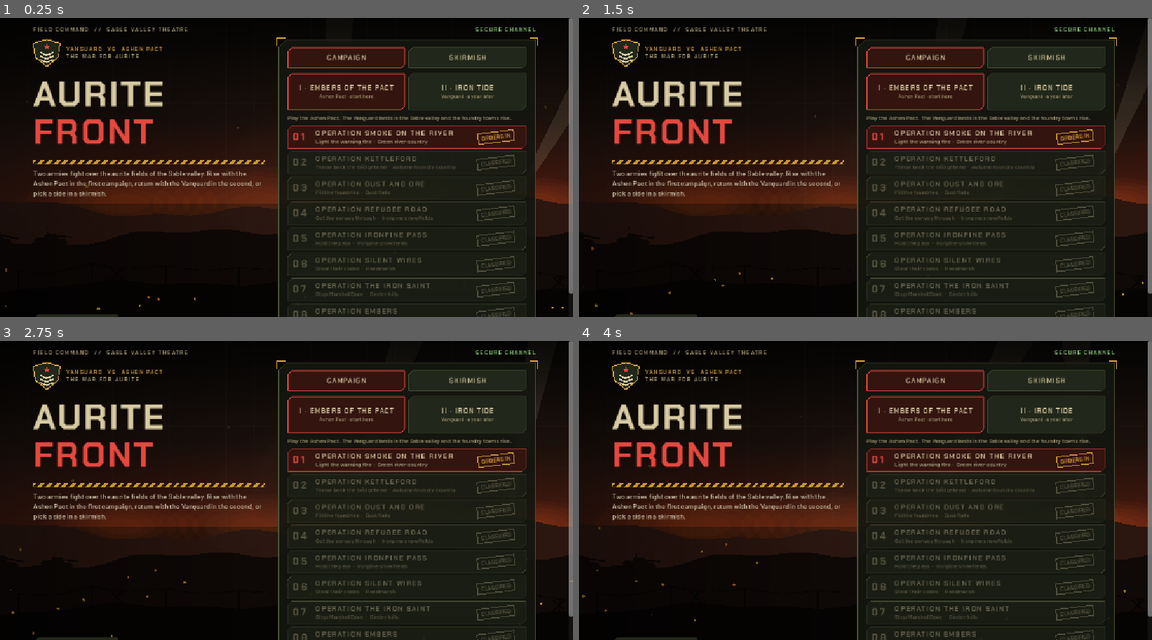
Above: before the commit, frames 1-4 (two rows, left to right).
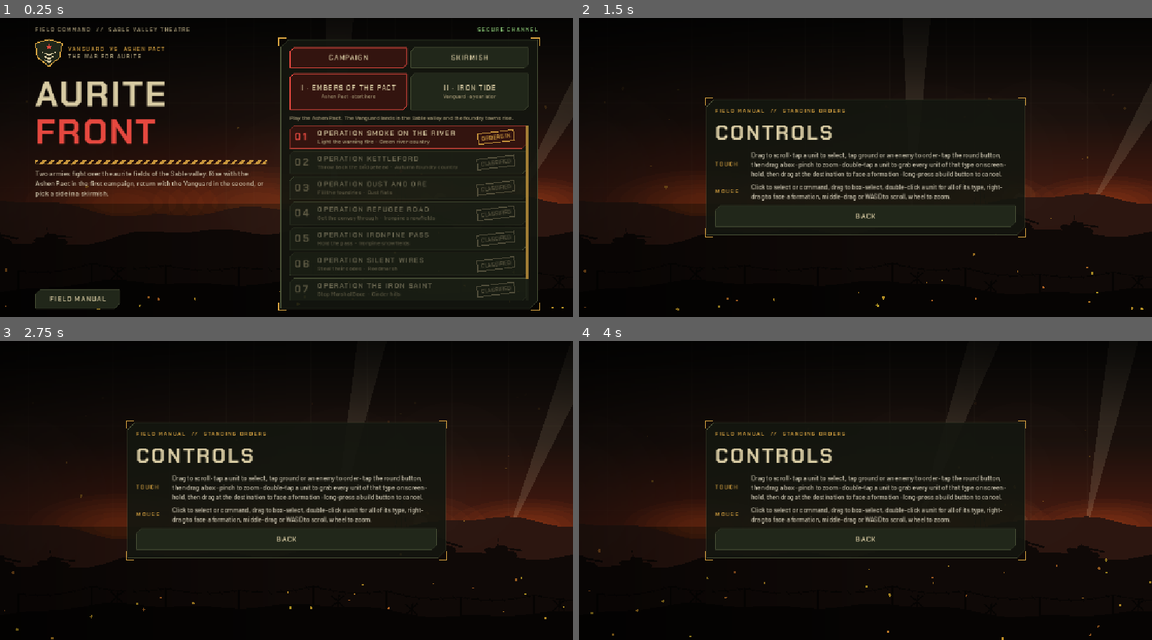
Above: after the commit, the same moments.

Repository: guillaumefont/aurite-front
Game: Godot game, scene res://main.tscn
Two runs of this game, one before a commit and one after it. Both use one fixed random seed, a clock stepped at 60 frames per second and the inputs below. Sound files missing from this copy of the repository are replaced by a short silence.
Inputs:
- Up to frame 1 (0.25 s): no input
- Up to frame 2 (1.5 s): click "II" at 0.5 s; click "FORMATION" at 1.25 s
- Up to frame 3 (2.75 s): click "ALL" at 2 s
- Up to frame 4 (4 s): click "INF" at 2.75 s; click "VEH" at 3.5 s

The runs differ from the first frame. In frame 1, 10% of the frame differs, in the area x 5-100%, y 0-100%; in frame 2, 26%; in frame 3, 26%; in frame 4, 26%, in the area x 0-100%, y 0-100%.

Commit message:
Tapered insignia chevrons, scrolling mission list, safe-area insets
- Insignia chevrons taper to points and narrow toward the shield tip so they stay
  clear of the border (menu, splash and app icon regenerated).
- The start screen fits the screen; only the mission list scrolls (drag on phones,
  a drag that scrolled does not open a briefing) and it shows the next mission.
- Menus and the HUD keep clear of rounded corners and camera holes: insets from the
  display safe area, rechecked when the phone turns, with a corner margin on phones.
  Backgrounds still reach the edges. AF_SAFE simulates a cutout.

Co-Authored-By: Claude Opus 5.5 <noreply@anthropic.com>
Claude-Session: https://claude.ai/code/session_01VxP4foLCrti1jHnjK6Q8Lo

Diff:
--- a/godot/scripts/main.gd
+++ b/godot/scripts/main.gd
@@ -63,6 +63,34 @@
 		f = clampf(600.0 / (h_in * 180.0), 1.0, 1.5)
 	if abs(win.content_scale_factor - f) > 0.01:
 		win.content_scale_factor = f
+	_apply_safe()
+
+## Keep buttons and text clear of rounded screen corners and of a camera hole or notch.
+## Uses the display's safe area (it flips sides when the phone turns round), never less than a
+## corner margin on phones. AF_SAFE="left,top,right,bottom" (window pixels) simulates a cutout.
+var safe_last := Rect2()
+var safe_t := 0.0
+func _apply_safe() -> void:
+	var win := get_window()
+	var k := V.ui_scale()
+	if k <= 0: return
+	var l := 0.0; var t := 0.0; var r := 0.0; var b := 0.0
+	var phone := OS.has_feature("mobile") or OS.get_environment("AF_DPI") != ""
+	if OS.get_environment("AF_SAFE") != "":
+		var a := OS.get_environment("AF_SAFE").split(",")
+		l = float(a[0]); t = float(a[1]); r = float(a[2]); b = float(a[3])
+	elif OS.has_feature("mobile"):
+		var sa := DisplayServer.get_display_safe_area()
+		var wr := Rect2i(win.position, win.size)
+		l = sa.position.x - wr.position.x; t = sa.position.y - wr.position.y
+		r = wr.end.x - sa.end.x; b = wr.end.y - sa.end.y
+	var ins := Rect2(maxf(l, 0) / k, maxf(t, 0) / k, maxf(r, 0) / k, maxf(b, 0) / k)
+	if phone:  # rounded corners: a little room on every side, more on the short sides
+		ins = Rect2(maxf(ins.position.x, 24), maxf(ins.position.y, 8), maxf(ins.size.x, 24), maxf(ins.size.y, 8))
+	if ins == safe_last: return
+	safe_last = ins
+	U.set_insets(ins.position.x, ins.position.y, ins.size.x, ins.size.y)
+	V.panel_px = UI.PANEL_W + ins.size.x
 
 # ---------------- host interface for the simulation ----------------
 func toast(msg: String, kind := "") -> void:
@@ -871,6 +899,9 @@
 	else:
 		V.update_cam()
 	U.tick(dt)
+	safe_t += dt
+	if safe_t > 0.5:
+		safe_t = 0.0; _apply_safe()
 
 # ---------------- automated screenshot test (AF_SHOT=dir) ----------------
 func _autotest(dir: String) -> void:
@@ -941,6 +972,19 @@
 	await get_tree().create_timer(0.3).timeout
 	await _shot(dir + "/01_skirmish.png")
 	U.seg_btns.mode.campaign.pressed.emit()
+	await get_tree().create_timer(0.2).timeout
+	# drag the mission list: only the list moves, a drag that scrolled does not open a briefing
+	var lr := U.camp_scroll.get_global_rect(); var p0 := lr.get_center() + Vector2(0, lr.size.y * 0.3)
+	var sv0 := U.camp_scroll.scroll_vertical
+	Input.set_emulate_touch_from_mouse(true)  # ScrollContainer only drag-scrolls on touch screens
+	_mouse(p0, true); await get_tree().process_frame
+	for k in 8:
+		_mouse(p0 - Vector2(0, 25 * (k + 1)), true, true); await get_tree().process_frame
+	_mouse(p0 - Vector2(0, 200), false); await get_tree().create_timer(0.4).timeout
+	Input.set_emulate_touch_from_mouse(false)
+	print("MENU list drag scroll ", sv0, " -> ", U.camp_scroll.scroll_vertical, " brief=", U.overlays.brief.visible)
+	await get_tree().create_timer(0.2).timeout
+	await _shot(dir + "/01b_scrolled.png")
 	U.show_overlay("manual")
 	await get_tree().create_timer(0.3).timeout
 	await _shot(dir + "/02_manual.png")
@@ -1046,6 +1090,17 @@
 	get_viewport().get_texture().get_image().save_png(path)
 	print("shot ", path)
 
+var mouse_last := Vector2()
+func _mouse(p: Vector2, down: bool, motion := false) -> void:
+	var e: InputEventMouse
+	if motion:
+		e = InputEventMouseMotion.new(); e.button_mask = MOUSE_BUTTON_MASK_LEFT
+		e.relative = (p - mouse_last) * V.ui_scale()
+	else:
+		e = InputEventMouseButton.new(); e.button_index = MOUSE_BUTTON_LEFT; e.pressed = down
+	e.position = p * V.ui_scale(); e.global_position = e.position; mouse_last = p
+	Input.parse_input_event(e)
+
 func _touch(i: int, p: Vector2, down: bool) -> void:
 	var e := InputEventScreenTouch.new(); e.index = i; e.position = p * V.ui_scale(); e.pressed = down
 	Input.parse_input_event(e)
--- a/godot/scripts/ui.gd
+++ b/godot/scripts/ui.gd
@@ -51,6 +51,8 @@
 var overlays := {}
 var start_mode := "campaign"
 var camp_pane: VBoxContainer
+var camp_scroll: ScrollContainer
+var press_scroll := 0
 var camp_box: VBoxContainer
 var camp_tag: Label
 var sk_pane: VBoxContainer
@@ -269,19 +271,53 @@
 	f_wide = FontVariation.new(); f_wide.base_font = f_disp; f_wide.spacing_glyph = 2
 
 ## full: animated battlefield backdrop; otherwise a dim veil over the paused game.
-func _overlay(nm: String, maxw: float, full := true) -> VBoxContainer:
+## fit: the card fills the screen height instead of scrolling as a whole (its own lists scroll).
+func _overlay(nm: String, maxw: float, full := true, fit := false) -> VBoxContainer:
 	var o := Control.new(); o.name = nm; o.set_anchors_preset(Control.PRESET_FULL_RECT); o.mouse_filter = Control.MOUSE_FILTER_STOP
 	var bg := WarBG.new(); bg.full = full; bg.set_anchors_preset(Control.PRESET_FULL_RECT); bg.mouse_filter = Control.MOUSE_FILTER_IGNORE; o.add_child(bg)
-	var sc := ScrollContainer.new(); sc.set_anchors_preset(Control.PRESET_FULL_RECT); sc.horizontal_scroll_mode = ScrollContainer.SCROLL_MODE_DISABLED; o.add_child(sc)
-	var cc := CenterContainer.new(); cc.size_flags_horizontal = Control.SIZE_EXPAND_FILL; cc.size_flags_vertical = Control.SIZE_EXPAND_FILL; sc.add_child(cc)
 	var mc := MarginContainer.new(); for s in ["left", "right", "top", "bottom"]: mc.add_theme_constant_override("margin_" + s, 16)
-	cc.add_child(mc)
-	var card := VBoxContainer.new(); card.add_theme_constant_override("separation", 12); card.custom_minimum_size.x = maxw
+	var card := VBoxContainer.new(); card.add_theme_constant_override("separation", 12)
+	if fit:
+		mc.set_anchors_preset(Control.PRESET_FULL_RECT); o.add_child(mc)
+		o.resized.connect(func(): _fit_margins(o))
+	else:
+		var sc := ScrollContainer.new(); sc.set_anchors_preset(Control.PRESET_FULL_RECT); sc.horizontal_scroll_mode = ScrollContainer.SCROLL_MODE_DISABLED; o.add_child(sc)
+		var cc := CenterContainer.new(); cc.size_flags_horizontal = Control.SIZE_EXPAND_FILL; cc.size_flags_vertical = Control.SIZE_EXPAND_FILL; sc.add_child(cc)
+		cc.add_child(mc)
+		card.custom_minimum_size.x = maxw
+		o.resized.connect(func(): card.custom_minimum_size.x = minf(maxw, o.size.x - 32 - ins_l - ins_r))
 	mc.add_child(card)
-	o.resized.connect(func(): card.custom_minimum_size.x = minf(maxw, o.size.x - 32))
+	o.set_meta("card", card); o.set_meta("mc", mc); o.set_meta("fit", fit); o.set_meta("maxw", maxw)
 	add_child(o); overlays[nm] = o; o.visible = false
-	o.set_meta("card", card)
 	return card
+
+var ins_l := 0.0
+var ins_t := 0.0
+var ins_r := 0.0
+var ins_b := 0.0
+
+## Safe-area insets in UI units: HUD, side panel content and menu cards move in; backgrounds still bleed.
+func set_insets(l: float, t: float, r: float, b: float) -> void:
+	ins_l = l; ins_t = t; ins_r = r; ins_b = b
+	hud.offset_left = l; hud.offset_top = t; hud.offset_right = -PANEL_W - r; hud.offset_bottom = -b
+	var dr: Control = hud.get_meta("draw")
+	dr.offset_left = -l; dr.offset_top = -t; dr.offset_right = PANEL_W + r; dr.offset_bottom = b
+	panel.offset_left = -PANEL_W - r
+	var ps := sb(C_PANEL, C_LINE, 0, 0, 8)
+	ps.content_margin_right = 8 + r; ps.content_margin_top = 8 + t; ps.content_margin_bottom = 8 + b
+	panel.add_theme_stylebox_override("panel", ps)
+	for k in overlays:
+		var o: Control = overlays[k]; var mc: MarginContainer = o.get_meta("mc")
+		mc.add_theme_constant_override("margin_top", int(16 + t)); mc.add_theme_constant_override("margin_bottom", int(16 + b))
+		if o.get_meta("fit"): _fit_margins(o)
+		else:
+			mc.add_theme_constant_override("margin_left", int(16 + l)); mc.add_theme_constant_override("margin_right", int(16 + r))
+			var card: Control = o.get_meta("card"); card.custom_minimum_size.x = minf(o.get_meta("maxw"), o.size.x - 32 - l - r)
+
+func _fit_margins(o: Control) -> void:
+	var mc: MarginContainer = o.get_meta("mc")
+	var side := maxf(0.0, (o.size.x - 32 - ins_l - ins_r - float(o.get_meta("maxw"))) / 2)
+	mc.add_theme_constant_override("margin_left", int(16 + ins_l + side)); mc.add_theme_constant_override("margin_right", int(16 + ins_r + side))
 
 ## Olive panel with brass corner brackets.
 func frame(par: Control, sep := 10, accent := W_BRASS) -> VBoxContainer:
@@ -343,12 +379,12 @@
 func _build_overlays() -> void:
 	_wide_fonts()
 	# ---- start: title on the left, orders dossier on the right
-	var c := _overlay("start", 1010)
+	var c := _overlay("start", 1010, true, true)
 	var bar := HBoxContainer.new(); c.add_child(bar)
 	bar.add_child(eyebrow("Field command  //  Sable valley theatre", W_SAND))
 	var sp := Control.new(); sp.size_flags_horizontal = Control.SIZE_EXPAND_FILL; bar.add_child(sp)
 	bar.add_child(eyebrow("Secure channel", W_GREEN))
-	var cols := HBoxContainer.new(); cols.add_theme_constant_override("separation", 28); c.add_child(cols)
+	var cols := HBoxContainer.new(); cols.add_theme_constant_override("separation", 28); cols.size_flags_vertical = Control.SIZE_EXPAND_FILL; c.add_child(cols)
 	var lc := VBoxContainer.new(); lc.size_flags_horizontal = Control.SIZE_EXPAND_FILL; lc.size_flags_stretch_ratio = 0.9; lc.add_theme_constant_override("separation", 10); cols.add_child(lc)
 	var ih := HBoxContainer.new(); ih.add_theme_constant_override("separation", 12); lc.add_child(ih)
 	var ins := Insignia.new(); ins.custom_minimum_size = Vector2(54, 54); ih.add_child(ins)
@@ -363,13 +399,21 @@
 	var fm := ghost("Field manual", func(): show_overlay("manual"), 40); fm.size_flags_horizontal = Control.SIZE_SHRINK_BEGIN; fm.custom_minimum_size.x = 170; lc.add_child(fm)
 	var rc := VBoxContainer.new(); rc.size_flags_horizontal = Control.SIZE_EXPAND_FILL; cols.add_child(rc)
 	var d := frame(rc, 10)
+	d.get_parent().size_flags_vertical = Control.SIZE_EXPAND_FILL
 	seg(d, "mode", [["campaign", "Campaign"], ["skirmish", "Skirmish"]], "campaign", func(m): start_mode = m; camp_box.visible = m == "campaign"; sk_pane.visible = m == "skirmish")
-	camp_box = VBoxContainer.new(); camp_box.add_theme_constant_override("separation", 8); d.add_child(camp_box)
+	camp_box = VBoxContainer.new(); camp_box.add_theme_constant_override("separation", 8); camp_box.size_flags_vertical = Control.SIZE_EXPAND_FILL; d.add_child(camp_box)
 	var co: Array = []
 	for C in D.CAMPAIGNS: co.append([C.id, C.num + " · " + C.name, D.FACS[C.fac].name + (" · start here" if C.num == "I" else " · a year later")])
 	seg(camp_box, "camp", co, D.CAMPAIGNS[0].id, func(id): main.pick_campaign(id))
 	camp_tag = lbl("", f_body, 12, W_SAND); camp_tag.autowrap_mode = TextServer.AUTOWRAP_WORD_SMART; camp_box.add_child(camp_tag)
-	camp_pane = VBoxContainer.new(); camp_pane.add_theme_constant_override("separation", 5); camp_box.add_child(camp_pane)
+	# the mission list scrolls on its own (drag on phones, wheel on desktop)
+	camp_scroll = ScrollContainer.new(); camp_scroll.size_flags_vertical = Control.SIZE_EXPAND_FILL
+	camp_scroll.horizontal_scroll_mode = ScrollContainer.SCROLL_MODE_DISABLED; camp_scroll.custom_minimum_size.y = 100
+	var vsb := camp_scroll.get_v_scroll_bar(); vsb.custom_minimum_size.x = 6
+	vsb.add_theme_stylebox_override("scroll", cut(Color(W_OLIVE2, 0.6), Color(0, 0, 0, 0), 0, 0, 0))
+	for g in ["grabber", "grabber_highlight", "grabber_pressed"]: vsb.add_theme_stylebox_override(g, cut(W_BRASS if g != "grabber" else Color(W_BRASS, 0.7), Color(0, 0, 0, 0), 0, 0, 0))
+	camp_box.add_child(camp_scroll)
+	camp_pane = VBoxContainer.new(); camp_pane.add_theme_constant_override("separation", 5); camp_pane.size_flags_horizontal = Control.SIZE_EXPAND_FILL; camp_scroll.add_child(camp_pane)
 	sk_pane = VBoxContainer.new(); sk_pane.add_theme_constant_override("separation", 8); sk_pane.visible = false; d.add_child(sk_pane)
 	sk_pane.add_child(eyebrow("Choose your army", W_SAND))
 	seg(sk_pane, "fac", [["vanguard", "Vanguard", "Heavy armor, Rangers, Skyhawk gunships, Bastion cannons, Skyfall missiles"], ["ashen", "Ashen Pact", "Fast raiders, Pyros, Wasp drones, Arc weapons, the Rift Engine"]], "vanguard", func(f): main.sk_fac = f)
@@ -494,8 +538,16 @@
 		st.mouse_filter = Control.MOUSE_FILTER_IGNORE; h.add_child(st)
 		if i > done: h.modulate.a = 0.45
 		b.add_child(h)
-		b.pressed.connect(func(): main.open_brief(i))
+		# PASS lets a drag that starts on a mission scroll the list; a press that scrolled is not a tap
+		b.mouse_filter = Control.MOUSE_FILTER_PASS
+		b.button_down.connect(func(): press_scroll = camp_scroll.scroll_vertical)
+		b.pressed.connect(func(): if absi(camp_scroll.scroll_vertical - press_scroll) < 8: main.open_brief(i))
 		camp_pane.add_child(b)
+		if nx: _show_next.call_deferred(b)
+
+func _show_next(b: Control) -> void:
+	await get_tree().process_frame
+	if is_instance_valid(b): camp_scroll.ensure_control_visible(b)
 
 func set_end_stats(rows: Array) -> void:
 	for ch in btn.end_stats.get_children(): ch.queue_free()
@@ -701,9 +753,10 @@
 		var sh := PackedVector2Array([Vector2(s.x * 0.5, 0), Vector2(s.x, s.y * 0.14), Vector2(s.x * 0.92, s.y * 0.66), Vector2(s.x * 0.5, s.y), Vector2(s.x * 0.08, s.y * 0.66), Vector2(0, s.y * 0.14)])
 		draw_colored_polygon(sh, Color("21271a"))
 		sh.append(sh[0]); draw_polyline(sh, c, 2.0)
+		# chevrons taper to points and narrow toward the tip, clear of the border
 		for i in 3:
-			var y := s.y * (0.48 + 0.13 * i)
-			draw_polyline(PackedVector2Array([Vector2(s.x * 0.24, y), Vector2(s.x * 0.5, y + s.y * 0.11), Vector2(s.x * 0.76, y)]), k, 3.0)
+			var y := 0.47 + 0.13 * i; var hw: float = [0.27, 0.24, 0.19][i]; var t := 0.075
+			draw_colored_polygon(PackedVector2Array([Vector2(0.5 - hw, y) * s, Vector2(0.5, y + 0.11 - t / 2) * s, Vector2(0.5 + hw, y) * s, Vector2(0.5, y + 0.11 + t / 2) * s]), k)
 		var st := PackedVector2Array(); var cc := Vector2(s.x * 0.5, s.y * 0.27)
 		for i in 10:
 			var a := -PI / 2 + i * PI / 5; var r := s.x * (0.13 if i % 2 == 0 else 0.055)
Binary file changed: godot/icon.png
Binary file changed: godot/icon_fg.png
Binary file changed: godot/splash.png
Not shown, changed: AGENTS.md
